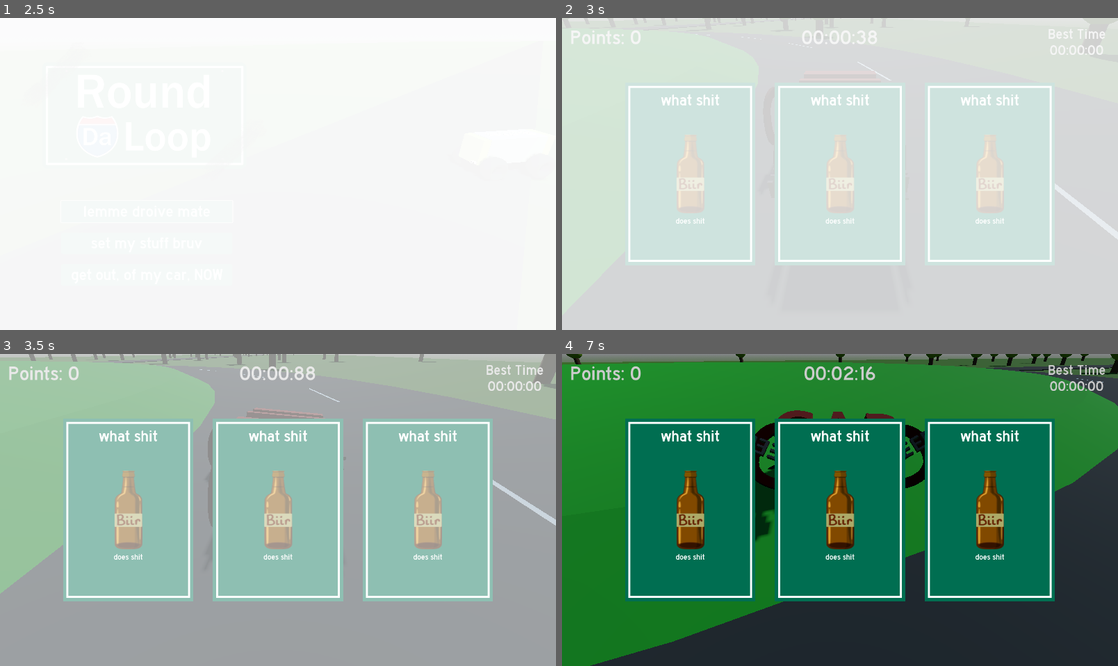
Above: before the commit, frames 1-4 (two rows, left to right).
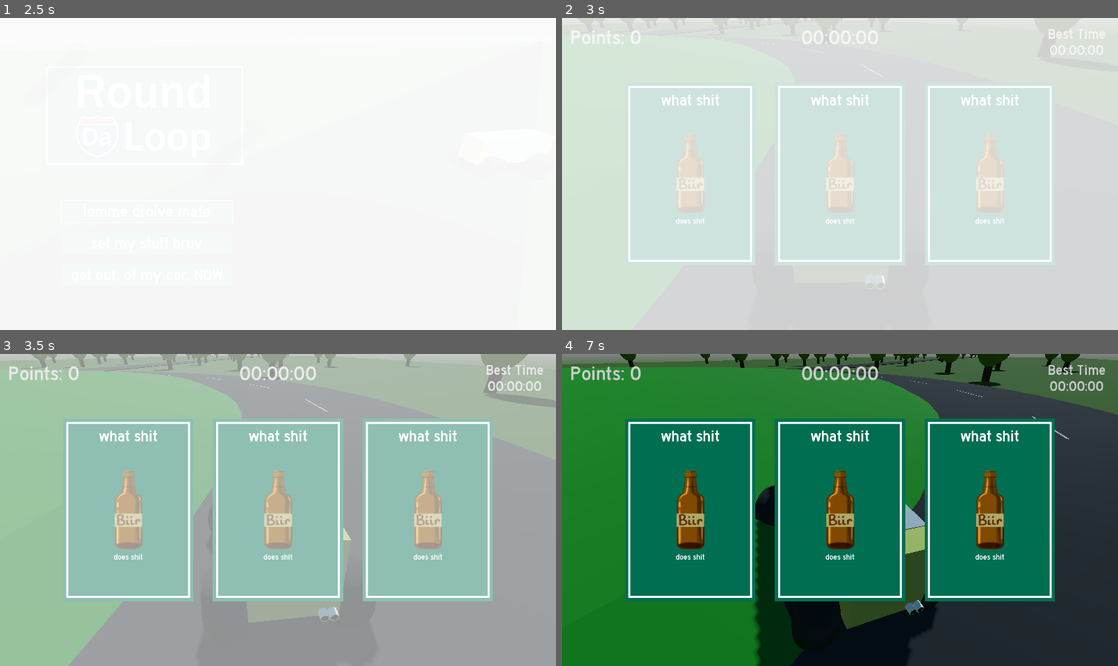
Above: after the commit, the same moments.

Repository: calchoo5/gmtk-2025-buttatruk
Game: Godot game, scene res://titel.tscn
Two runs of this game, one before a commit and one after it. Both use one fixed random seed, a clock stepped at 60 frames per second and the inputs below.
Inputs (mouse positions are in pixels of both pictures, inside the frame that each line leads up to):
- Up to frame 1 (2.5 s): click "lemme droive mate" at 0.5 s; move the mouse to (400, 158) at 1.27 s; hold D (right) 1.28-2.03 s; move the mouse to (166, 189) at 2.02 s; hold S (down) from 2.03 s (still down)
- Up to frame 2 (3 s): move the mouse to (895, 105) at 2.77 s; release S (down) at 2.78 s; hold D (right) from 2.78 s (still down)
- Up to frame 3 (3.5 s): keep holding D (right)
- Up to frame 4 (7 s): move the mouse to (812, 572) at 3.52 s; release D (right) at 3.53 s; hold W (up) 3.53-4.28 s; move the mouse to (1006, 556) at 4.27 s; hold A (left) 4.28-5.78 s; move the mouse to (673, 463) at 5.02 s; move the mouse to (867, 510) at 5.77 s; hold S (down) 5.78-6.53 s; move the mouse to (756, 432) at 6.52 s; hold D (right) from 6.53 s (still down)

Frame 1 is identical in both runs. In frame 2, 0.3% of the frame differs, in the area x 0-100%, y 0-86%; in frame 3, 8.6%; in frame 4, 23%, in the area x 0-100%, y 0-100%.
Error before the commit: Invalid access to property or key 'global_position' on a base object of type 'null instance'. (res://followcam.gd:9)

Commit message:
fixed butter car camera and added shop building

Diff:
--- a/loop-gmtk-2025/driving.tscn
+++ b/loop-gmtk-2025/driving.tscn
@@ -1,12 +1,12 @@
 [gd_scene load_steps=24 format=3 uid="uid://2qxh8nbilwm7"]
 
+[ext_resource type="PackedScene" uid="uid://dlr3fnmqv5ho1" path="res://dumbcar.tscn" id="1_fv0fp"]
 [ext_resource type="Script" uid="uid://bgk2lsl0o8h0s" path="res://driving.gd" id="1_h0d5d"]
 [ext_resource type="Texture2D" uid="uid://d027yqjpjsdcn" path="res://shit/images/card.png" id="2_haunf"]
 [ext_resource type="Theme" uid="uid://chs4jxj5mv14x" path="res://highway.tres" id="3_dv6av"]
 [ext_resource type="AudioStream" uid="uid://b8140s6i5iyj0" path="res://shit/sfx/Bruh Sound Effect #2.mp3" id="3_siori"]
 [ext_resource type="Texture2D" uid="uid://b4h1ueljb4d02" path="res://shit/images/biir.png" id="4_xjdu2"]
 [ext_resource type="PackedScene" uid="uid://hagds7ebwvtn" path="res://tree.tscn" id="5_w6orf"]
-[ext_resource type="PackedScene" uid="uid://j4mn6ka2b5a4" path="res://car/wordcar.tscn" id="7_haunf"]
 
 [sub_resource type="StandardMaterial3D" id="StandardMaterial3D_siori"]
 albedo_color = Color(0.187184, 0.317252, 0, 1)
@@ -652,11 +652,8 @@
 [node name="tree53" parent="trees" instance=ExtResource("5_w6orf")]
 transform = Transform3D(1, 0, 0, 0, 1, 0, 0, 0, 1, 23.0149, 1.8089, 152.512)
 
-[node name="wordcar" parent="." instance=ExtResource("7_haunf")]
-transform = Transform3D(1, 0, 0, 0, 1, 0, 0, 0, 1, -41.9072, 1.14196, 1.04654)
-
-[node name="wordcar" parent="." instance=ExtResource("7_haunf")]
-transform = Transform3D(1, 0, 0, 0, 1, 0, 0, 0, 1, -41.9072, 1.14196, 1.04654)
+[node name="dumbcar" parent="." instance=ExtResource("1_fv0fp")]
+transform = Transform3D(1, 0, 0, 0, 1, 0, 0, 0, 1, -41.4089, 0.600794, -4.08689)
 
 [connection signal="pressed" from="rogue/cards/card1" to="." method="_on_card_1_pressed"]
 [connection signal="mouse_entered" from="rogue/cards/card1/vb" to="." method="_on_vb_mouse_entered"]
--- a/loop-gmtk-2025/dumbcar.tscn
+++ b/loop-gmtk-2025/dumbcar.tscn
@@ -137,8 +137,9 @@
 transform = Transform3D(-4.37114e-08, -1.5, 0, 1, -6.55671e-08, 0, 0, 0, 1, 0, 0, 0)
 mesh = SubResource("TorusMesh_2r58r")
 
-[node name="followcam" parent="." instance=ExtResource("2_riqrm")]
-transform = Transform3D(-1, 1.56557e-08, -1.45851e-07, -2.26267e-08, 0.965926, 0.258819, 1.44933e-07, 0.258819, -0.965926, 0, 3, -4)
+[node name="followcam" parent="." node_paths=PackedStringArray("look_target") instance=ExtResource("2_riqrm")]
+transform = Transform3D(-1, 1.56557e-08, -1.45851e-07, -2.26267e-08, 0.965926, 0.258819, 1.44933e-07, 0.258819, -0.965926, -0.110466, 3.83942, -4.09321)
+look_target = NodePath("../butter")
 
 [node name="fartcan" type="AudioStreamPlayer3D" parent="."]
 transform = Transform3D(1, 0, 0, 0, 1, 0, 0, 0, 1, -0.359788, 0.356587, -1.59908)
--- a/loop-gmtk-2025/followcam.gd
+++ b/loop-gmtk-2025/followcam.gd
@@ -2,7 +2,7 @@
 
 @export var look_target: Node3D
 @export var distance = 4.0
-@export var height = 2
+@export var height = 2.0
 
 
 func _ready() -> void:
--- /dev/null
+++ b/loop-gmtk-2025/store.tscn
@@ -0,0 +1,190 @@
+[gd_scene load_steps=28 format=3 uid="uid://bnjpift3pg8t"]
+
+[sub_resource type="StandardMaterial3D" id="StandardMaterial3D_3hi0p"]
+albedo_color = Color(0.9721, 0.917254, 0.791095, 1)
+metallic = 1.0
+metallic_specular = 0.0
+
+[sub_resource type="BoxMesh" id="BoxMesh_x7ts4"]
+material = SubResource("StandardMaterial3D_3hi0p")
+size = Vector3(15, 5, 7)
+
+[sub_resource type="ConvexPolygonShape3D" id="ConvexPolygonShape3D_x8qpf"]
+points = PackedVector3Array(-7.5, -2.5, -3.5, -7.5, 2.5, -3.5, 7.5, -2.5, -3.5, -7.5, -2.5, 3.5, -7.5, 2.5, 3.5, 7.5, 2.5, -3.5, 7.5, -2.5, 3.5, 7.5, 2.5, 3.5)
+
+[sub_resource type="StandardMaterial3D" id="StandardMaterial3D_s3f3m"]
+albedo_color = Color(0.212855, 0.433435, 0.486049, 1)
+metallic = 1.0
+
+[sub_resource type="PrismMesh" id="PrismMesh_jdgcu"]
+material = SubResource("StandardMaterial3D_s3f3m")
+size = Vector3(15.5, 3, 7.5)
+
+[sub_resource type="StandardMaterial3D" id="StandardMaterial3D_sxxsk"]
+albedo_color = Color(1, 1, 0.894118, 1)
+
+[sub_resource type="TextMesh" id="TextMesh_a4gqu"]
+material = SubResource("StandardMaterial3D_sxxsk")
+text = "da deelorship
+(no scam trust me)"
+font_size = 70
+
+[sub_resource type="StandardMaterial3D" id="StandardMaterial3D_mxlhg"]
+albedo_color = Color(0.819608, 1, 1, 1)
+
+[sub_resource type="BoxMesh" id="BoxMesh_fsgxa"]
+material = SubResource("StandardMaterial3D_mxlhg")
+size = Vector3(1.2, 2.5, 0.1)
+
+[sub_resource type="StandardMaterial3D" id="StandardMaterial3D_ecxbg"]
+albedo_color = Color(0.244776, 0.244776, 0.244776, 1)
+metallic = 1.0
+
+[sub_resource type="BoxMesh" id="BoxMesh_nvomd"]
+material = SubResource("StandardMaterial3D_ecxbg")
+size = Vector3(3, 3.1, 1)
+
+[sub_resource type="StandardMaterial3D" id="StandardMaterial3D_0sk1s"]
+albedo_color = Color(0.87451, 1, 1, 1)
+
+[sub_resource type="PlaneMesh" id="PlaneMesh_hayl1"]
+material = SubResource("StandardMaterial3D_0sk1s")
+size = Vector2(5, 4)
+
+[sub_resource type="StandardMaterial3D" id="StandardMaterial3D_q7j3g"]
+albedo_color = Color(1, 0, 0, 1)
+metallic = 1.0
+
+[sub_resource type="TextMesh" id="TextMesh_jdax8"]
+material = SubResource("StandardMaterial3D_q7j3g")
+text = "5 dollar foot long!!!!!"
+font_size = 30
+
+[sub_resource type="StandardMaterial3D" id="StandardMaterial3D_afjsh"]
+albedo_color = Color(1, 1, 0, 1)
+metallic = 1.0
+
+[sub_resource type="TextMesh" id="TextMesh_hi8wy"]
+material = SubResource("StandardMaterial3D_afjsh")
+text = "the all new sheep strangler.
+available now."
+font_size = 30
+
+[sub_resource type="StandardMaterial3D" id="StandardMaterial3D_pmeuj"]
+albedo_color = Color(0, 0.67451, 0, 1)
+metallic = 1.0
+
+[sub_resource type="TextMesh" id="TextMesh_xbkst"]
+material = SubResource("StandardMaterial3D_pmeuj")
+text = "15% APY per year!"
+font_size = 30
+
+[sub_resource type="StandardMaterial3D" id="StandardMaterial3D_fw4l6"]
+albedo_color = Color(1, 0, 1, 1)
+metallic = 1.0
+
+[sub_resource type="TextMesh" id="TextMesh_3wvf5"]
+material = SubResource("StandardMaterial3D_fw4l6")
+text = "certified pre-crashed!!!"
+font_size = 20
+
+[sub_resource type="StandardMaterial3D" id="StandardMaterial3D_qdyly"]
+albedo_color = Color(0, 1, 1, 1)
+metallic = 1.0
+
+[sub_resource type="TextMesh" id="TextMesh_w4qhq"]
+material = SubResource("StandardMaterial3D_qdyly")
+text = "WE SELL BROKEN CARS"
+font_size = 40
+
+[sub_resource type="StandardMaterial3D" id="StandardMaterial3D_pejdj"]
+albedo_color = Color(0.805163, 0.000510186, 0.805441, 1)
+metallic = 1.0
+
+[sub_resource type="TextMesh" id="TextMesh_sqkq8"]
+material = SubResource("StandardMaterial3D_pejdj")
+text = "ask about our
+weiner."
+font_size = 60
+
+[sub_resource type="StandardMaterial3D" id="StandardMaterial3D_x8qpf"]
+albedo_color = Color(0.151276, 0.151276, 0.151276, 1)
+metallic = 1.0
+
+[sub_resource type="PlaneMesh" id="PlaneMesh_c176v"]
+material = SubResource("StandardMaterial3D_x8qpf")
+size = Vector2(15, 10)
+
+[node name="store" type="StaticBody3D"]
+
+[node name="storebase" type="MeshInstance3D" parent="."]
+mesh = SubResource("BoxMesh_x7ts4")
+
+[node name="CollisionShape3D" type="CollisionShape3D" parent="."]
+shape = SubResource("ConvexPolygonShape3D_x8qpf")
+
+[node name="roof" type="MeshInstance3D" parent="."]
+transform = Transform3D(1, 0, 0, 0, 1, 0, 0, 0, 1, 0, 3.98716, 0)
+mesh = SubResource("PrismMesh_jdgcu")
+
+[node name="logo" type="MeshInstance3D" parent="."]
+transform = Transform3D(1, 0, 0, 0, 1, 0, 0, 0, 1, 0, 3.62912, 3.7967)
+mesh = SubResource("TextMesh_a4gqu")
+
+[node name="door1" type="MeshInstance3D" parent="."]
+transform = Transform3D(1, 0, 0, 0, 1, 0, 0, 0, 1, 0.7, -1.172, 3.48438)
+mesh = SubResource("BoxMesh_fsgxa")
+
+[node name="door2" type="MeshInstance3D" parent="."]
+transform = Transform3D(1, 0, 0, 0, 1, 0, 0, 0, 1, -0.7, -1.172, 3.48438)
+mesh = SubResource("BoxMesh_fsgxa")
+
+[node name="dooirback" type="MeshInstance3D" parent="."]
+transform = Transform3D(1, 0, 0, 0, 1, 0, 0, 0, 1, 0, -0.943525, 3.02777)
+mesh = SubResource("BoxMesh_nvomd")
+
+[node name="window" type="MeshInstance3D" parent="."]
+transform = Transform3D(1, 0, 0, 0, -4.37114e-08, -1, 0, 1, -4.37114e-08, -4.4, 0, 3.51216)
+mesh = SubResource("PlaneMesh_hayl1")
+
+[node name="window3" type="MeshInstance3D" parent="."]
+transform = Transform3D(-4.37114e-08, -1, 4.37114e-08, 0, -4.37114e-08, -1, 1, -4.37114e-08, 1.91069e-15, -7.51156, 0, 0.075912)
+mesh = SubResource("PlaneMesh_hayl1")
+
+[node name="window4" type="MeshInstance3D" parent="."]
+transform = Transform3D(1.31134e-07, 1, -4.37114e-08, 0, -4.37114e-08, -1, -1, 1.31134e-07, -5.73206e-15, 7.50884, 0, 0.075912)
+mesh = SubResource("PlaneMesh_hayl1")
+
+[node name="window2" type="MeshInstance3D" parent="."]
+transform = Transform3D(1, 0, 0, 0, -4.37114e-08, -1, 0, 1, -4.37114e-08, 4.4, 0, 3.51216)
+mesh = SubResource("PlaneMesh_hayl1")
+
+[node name="ad" type="MeshInstance3D" parent="."]
+transform = Transform3D(0.981497, -0.191477, 0, 0.191477, 0.981497, 0, 0, 0, 1, -5.23459, 1.55318, 3.51286)
+mesh = SubResource("TextMesh_jdax8")
+
+[node name="ad2" type="MeshInstance3D" parent="."]
+transform = Transform3D(1, 0, 0, 0, 1, 0, 0, 0, 1, 4.49371, 1.55378, 3.5004)
+mesh = SubResource("TextMesh_hi8wy")
+
+[node name="ad3" type="MeshInstance3D" parent="."]
+transform = Transform3D(0.999972, -0.0074525, 0, 0.0074525, 0.999972, 0, 0, 0, 1, -3.21387, -1.67459, 3.51286)
+mesh = SubResource("TextMesh_xbkst")
+skeleton = NodePath("../ad")
+
+[node name="ad4" type="MeshInstance3D" parent="."]
+transform = Transform3D(0.931926, 0.36265, 0, -0.36265, 0.931926, 0, 0, 0, 1, 3.02251, -1.40121, 3.54679)
+mesh = SubResource("TextMesh_3wvf5")
+
+[node name="ad5" type="MeshInstance3D" parent="."]
+transform = Transform3D(-5.21541e-08, 0, 1, -0.362649, 0.931926, 0, -0.931926, -0.36265, -4.37114e-08, 7.50069, 0.844986, 0.0620871)
+mesh = SubResource("TextMesh_w4qhq")
+skeleton = NodePath("../ad4")
+
+[node name="ad6" type="MeshInstance3D" parent="."]
+transform = Transform3D(-4.37114e-08, 0, -1, 0, 1, 0, 1, 0, -4.37114e-08, -7.49952, 1, 0)
+mesh = SubResource("TextMesh_sqkq8")
+
+[node name="lot" type="MeshInstance3D" parent="."]
+transform = Transform3D(1, 0, 0, 0, 1, 0, 0, 0, 1.51543, 0, -2.4815, 10.9438)
+mesh = SubResource("PlaneMesh_c176v")
